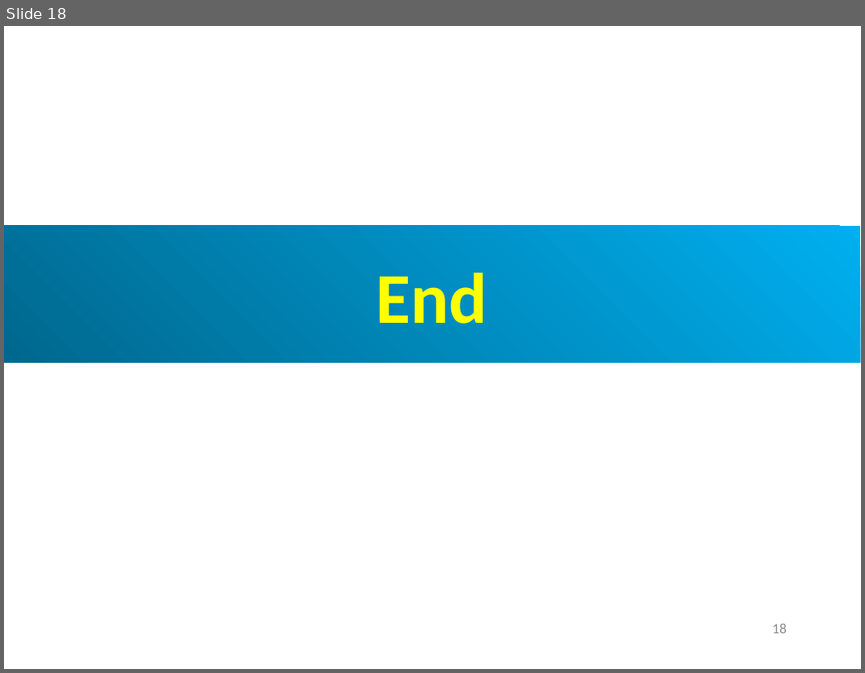
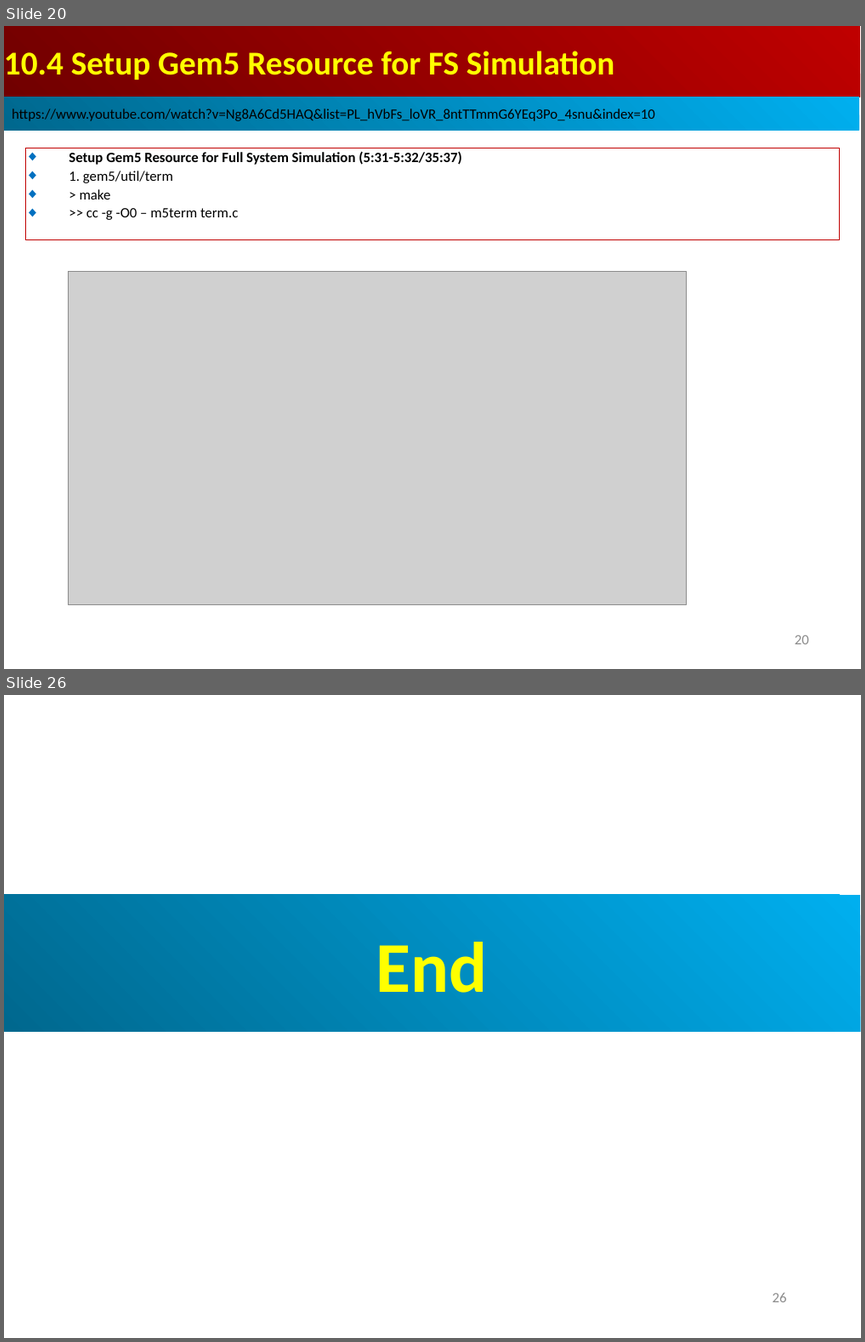
Before and after one commit to peterhchen/AIU_CS850_Gem5_McPAT, a slide deck: 050_Gem5/010.FullSys/000_Video/010.FullSystem.ppt. Shown one above the other, each under a label of ours: slide 18 before the commit, slides 20 and 26 after it; the slides between them are not shown. The pictures are 865x673 and 865x1342 pixels, drawn with LibreOffice and Linux fonts; fonts in the diff are those of the drawing; grey boxes stand for pictures. Boxes give left, top, right and bottom in pixels: in the first picture for what was removed or moved away, otherwise in the second. Text is boxed around its words. In the diff, an @@ line names an element or a change of style, - is before the commit and + after.

```diff
--- a/050_Gem5/010.FullSys/000_Video/010.FullSystem.ppt
+++ b/050_Gem5/010.FullSys/000_Video/010.FullSystem.ppt
@@ slide 20 added at (4, 26, 861, 669), background #FFFFFF @@
@@ rectangle added at (4, 26, 860, 97), fill gradient #BF0000 to #710000, 28 pt, text #FFFF00, bold @@
+10.4 Setup Gem5 Resource for FS Simulation
@@ rectangle added at (4, 97, 859, 131), fill gradient #00AFEF to #00688E, 12 pt, text #000000 @@
+https://www.youtube.com/watch?v=Ng8A6Cd5HAQ&list=PL_hVbFs_loVR_8ntTTmmG6YEq3Po_4snu&index=10
@@ rectangle added at (25, 148, 840, 240), outline #C00000 0.74 pt, 12 pt, text #000000, bold @@
+◆ Setup Gem5 Resource for Full System Simulation (5:31-5:32/35:37)
+◆ 1. gem5/util/term
+◆ > make
+◆ >> cc -g -O0 – m5term term.c
@@ picture added at (69, 271, 686, 604) @@
@@ page number added at (794, 635, 809, 644), 12 pt, text #8B8B8B @@
+20
@@ what was slide 18 is now slide 26 @@
@@ page number at (772, 1293, 787, 1302): text changed @@
-18
+26
```
Also in this commit, not shown: 1 slide changed, 7 other slides added.
